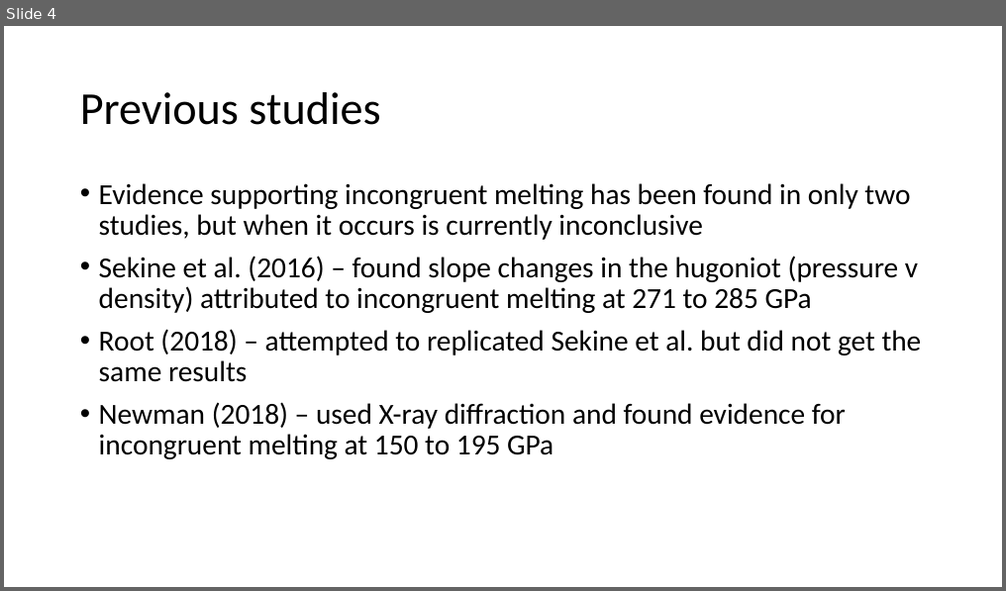
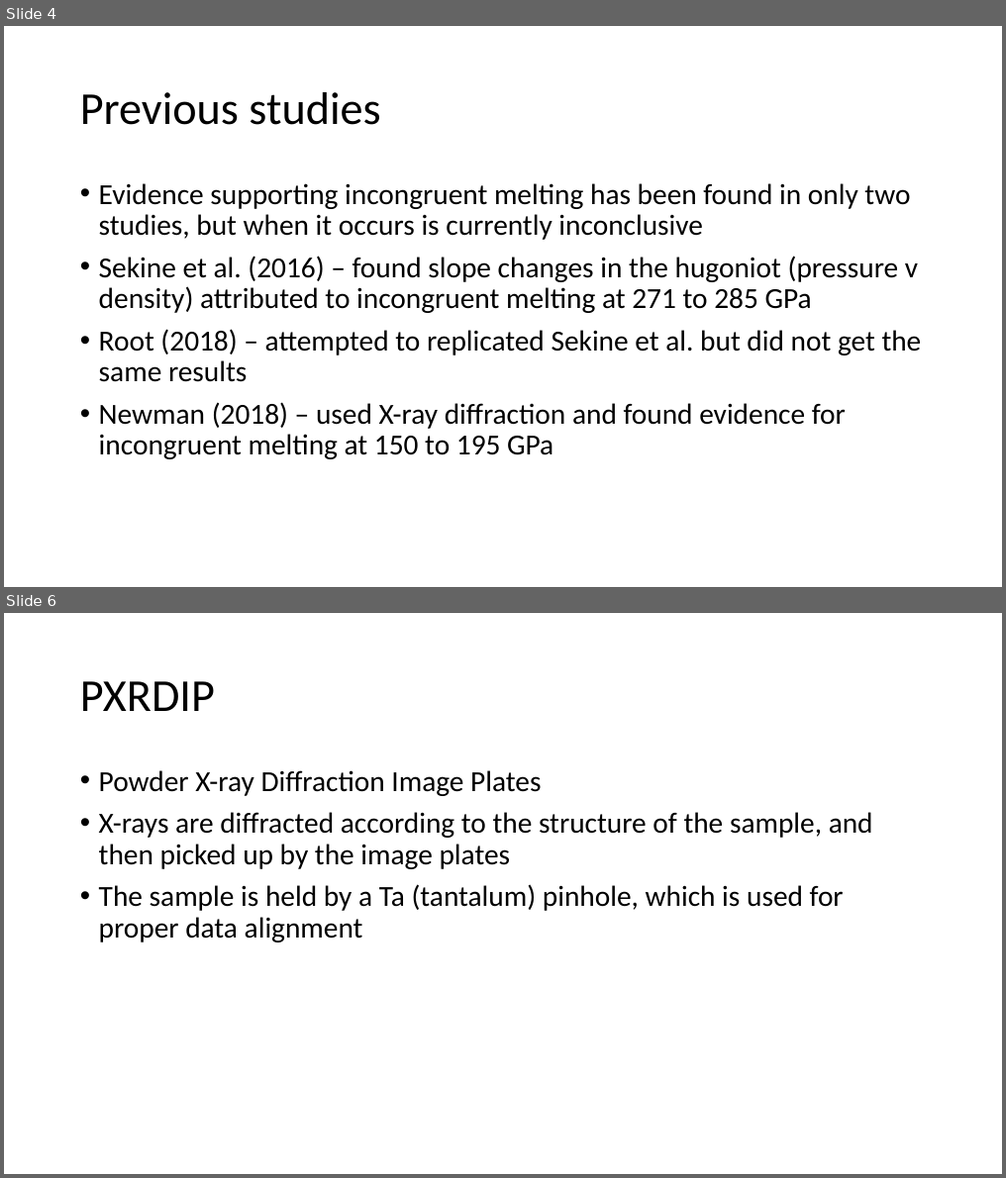
Before and after one commit to WicksGroup/AROP_NaraAnusonti-Inthra, a slide deck: final stuff/Anusonti-Inthra_presentation_final.pptx. Shown one above the other, each under a label of ours: slide 4 before the commit, slides 4 and 6 after it; the slides between them are not shown. The pictures are 1006x591 and 1006x1178 pixels, drawn with LibreOffice and Linux fonts; fonts in the diff are those of the drawing. Boxes give left, top, right and bottom in pixels: in the first picture for what was removed or moved away, otherwise in the second. Text is boxed around its words. In the diff, an @@ line names an element or a change of style, - is before the commit and + after.

```diff
--- a/final stuff/Anusonti-Inthra_presentation_final.pptx
+++ b/final stuff/Anusonti-Inthra_presentation_final.pptx
@@ slide 6 added at <box>4,613,1002,1174</box>, background #FFFFFF @@
@@ title added at <box>80,681,215,711</box>, 44 pt, text #000000 @@
+PXRDIP
@@ text added at <box>99,770,873,943</box>, 28 pt, text #000000 @@
+• Powder X-ray Diffraction Image Plates
+• X-rays are diffracted according to the structure of the sample, and then picked up by the image plates
+• The sample is held by a Ta (tantalum) pinhole, which is used for proper data alignment
```
Also in this commit, not shown: 2 slides changed, 1 other slide added, 3 other files.
